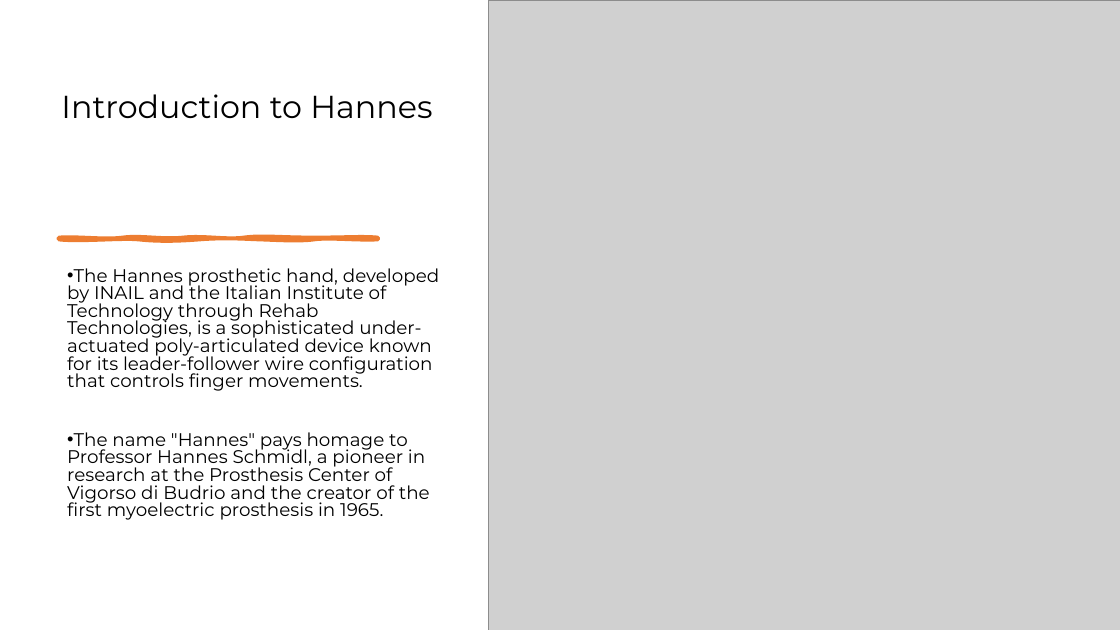
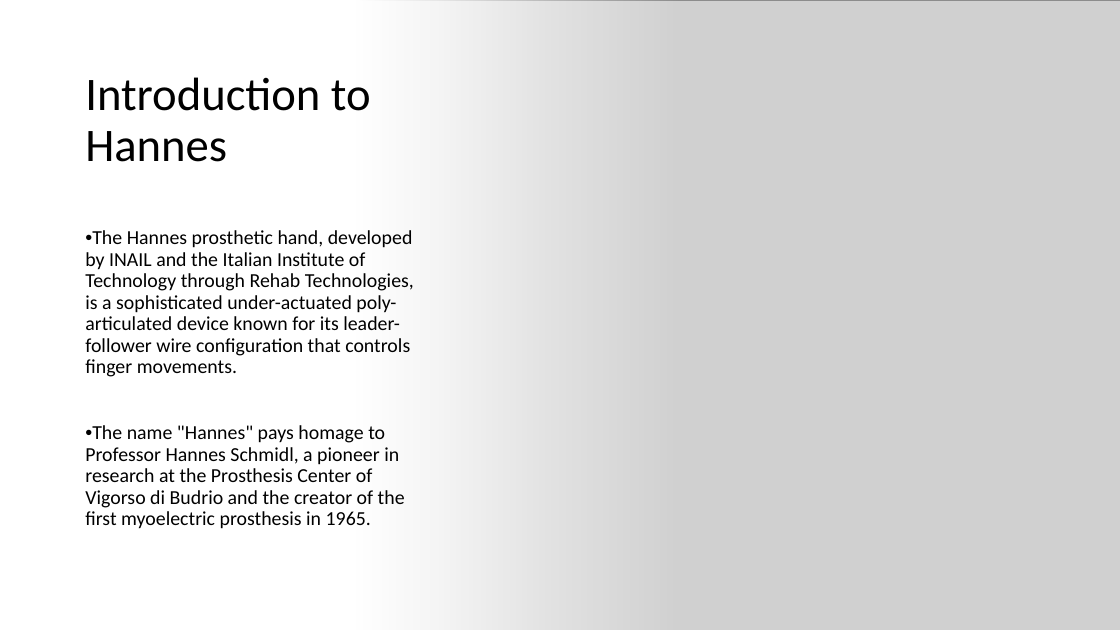
Before and after one commit to IvanTerrile/Biomedical-Robotics, a slide deck: slide 3 of Materiale per presentazione/Hannes Transradial Hand.pptx. Drawn at 1120x630 pixels with LibreOffice and Linux fonts; fonts in the diff are those of the drawing; grey boxes stand for pictures. Boxes give left, top, right and bottom in pixels: in the first picture for what was removed or moved away, otherwise in the second. Text is boxed around its words. In the diff, an @@ line names an element or a change of style, - is before the commit and + after.

Commit message:
ppt

```diff
--- a/Materiale per presentazione/Hannes Transradial Hand.pptx
+++ b/Materiale per presentazione/Hannes Transradial Hand.pptx
@@ rectangle added at [0, 0, 679, 630], fill gradient #FFFFFF @@
@@ picture: place and size @@
-picture at [488, 0, 1120, 630]
+picture at [339, 0, 1120, 630]
@@ text "Introduction to Hannes": place and size @@
-text "Introduction to Hannes" at [61, 94, 432, 118]
+text "Introduction to Hannes" at [85, 77, 371, 162]
@@ text "Introduction to Hannes" at [85, 77, 371, 162]: size 27.2 to 40 pt, font Montserrat to Calibri; line spacing 0.8 to 0.9; vertical alignment bottom to middle @@
@@ freeform shape removed at [59, 238, 378, 239] @@
@@ text "The Hannes prosthetic hand, developed ...": place and size @@
-text "The Hannes prosthetic hand, developed ..." at [67, 268, 439, 520]
+text "The Hannes prosthetic hand, developed ..." at [85, 230, 414, 529]
@@ text "The Hannes prosthetic hand, developed ..." at [85, 230, 414, 529]: size 15.7 to 17 pt, font Montserrat to Calibri; line spacing 0.8 to 0.9 @@
```
Also in this commit, not shown: 2 other slides changed, 6 slides added.
